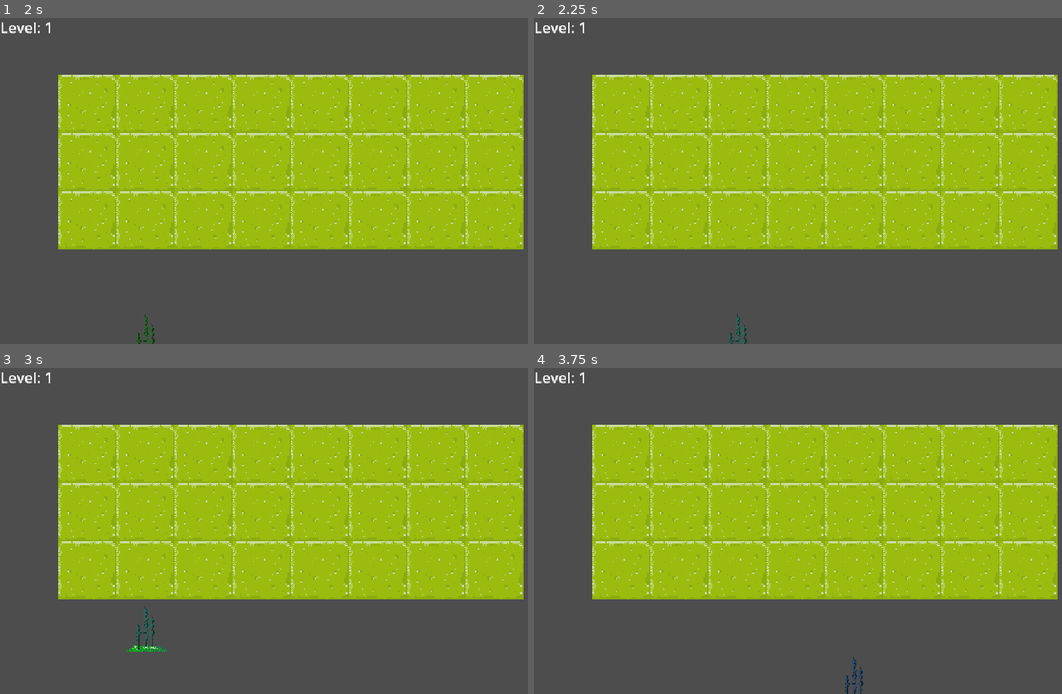
Above: before the commit, frames 1-4 (two rows, left to right).
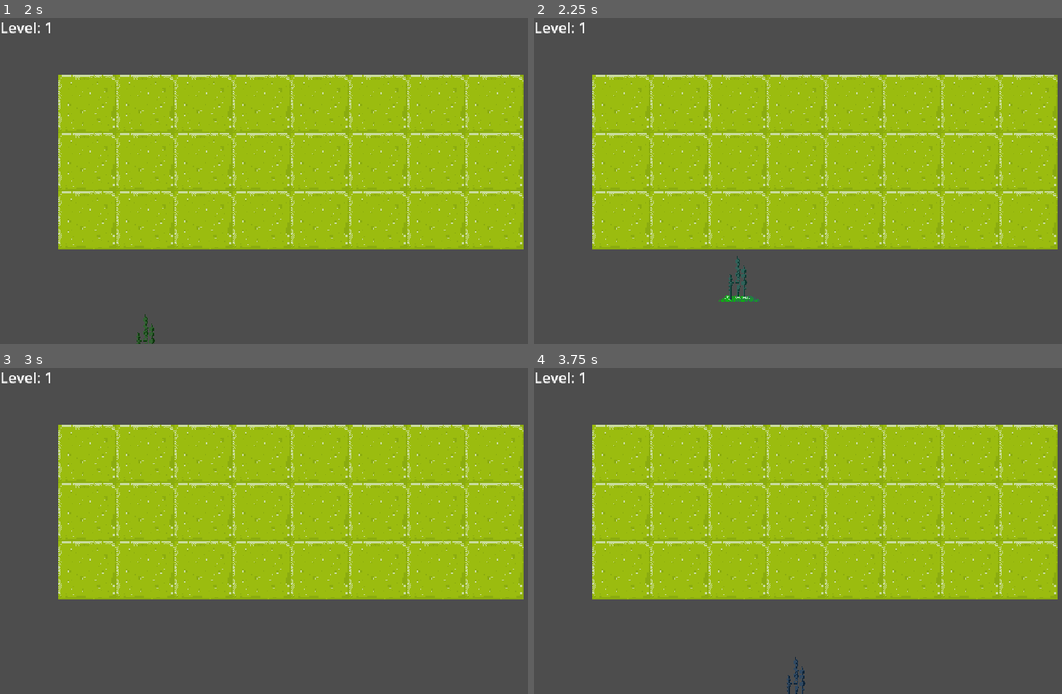
Above: after the commit, the same moments.

Repository: schnuet/ld-54-space-garden
Game: Godot game, scene res://scenes/MainScene.tscn
Two runs of this game, one before a commit and one after it. Both use one fixed random seed, a clock stepped at 60 frames per second and the inputs below.
Inputs (mouse positions are in pixels of both pictures, inside the frame that each line leads up to):
- Up to frame 1 (2 s): tap Enter at 0.5 s; move the mouse to (137, 314) at 0.52 s; click (137, 314) at 0.67 s; tap Space at 1.25 s; move the mouse to (147, 337) at 1.27 s; click (147, 337) at 1.42 s
- Up to frame 2 (2.25 s): tap Enter at 2 s; move the mouse to (739, 314) at 2.02 s; click (739, 314) at 2.17 s
- Up to frame 3 (3 s): tap Space at 2.75 s; move the mouse to (174, 658) at 2.77 s; click (174, 658) at 2.92 s
- Up to frame 4 (3.75 s): tap Enter at 3.5 s; move the mouse to (798, 664) at 3.52 s; click (798, 664) at 3.67 s

Frame 1 is identical in both runs. In frame 2, 0.4% of the frame differs, in the area x 34-43%, y 72-100%; in frame 3, 0.3%; in frame 4, 0.3%.

Commit message:
plant anchors

Diff:
--- a/scenes/Plant/2 - Stan/PlantStan.tscn
+++ b/scenes/Plant/2 - Stan/PlantStan.tscn
@@ -42,6 +42,7 @@
 }]
 
 [node name="PlantStan" type="Area2D"]
+position = Vector2(0, -64)
 collision_layer = 5
 script = ExtResource("1_b0cf3")
 
--- a/scenes/Plant/3 - Jeff/PlantJeff.tscn
+++ b/scenes/Plant/3 - Jeff/PlantJeff.tscn
@@ -48,6 +48,7 @@
 }]
 
 [node name="PlantJeff" type="Area2D"]
+position = Vector2(-64, 0)
 collision_layer = 5
 collision_mask = 32769
 script = ExtResource("1_j8ag1")
--- a/scenes/Plant/5 - Frank/PlantFrank.tscn
+++ b/scenes/Plant/5 - Frank/PlantFrank.tscn
@@ -42,6 +42,7 @@
 }]
 
 [node name="PlantFrank" type="Area2D"]
+position = Vector2(-64, 0)
 collision_layer = 5
 collision_mask = 32769
 script = ExtResource("1_7a53u")
Not shown: 1 places in scenes/Plant/2 - Stan/PlantStan.tscn that only renumber resources
